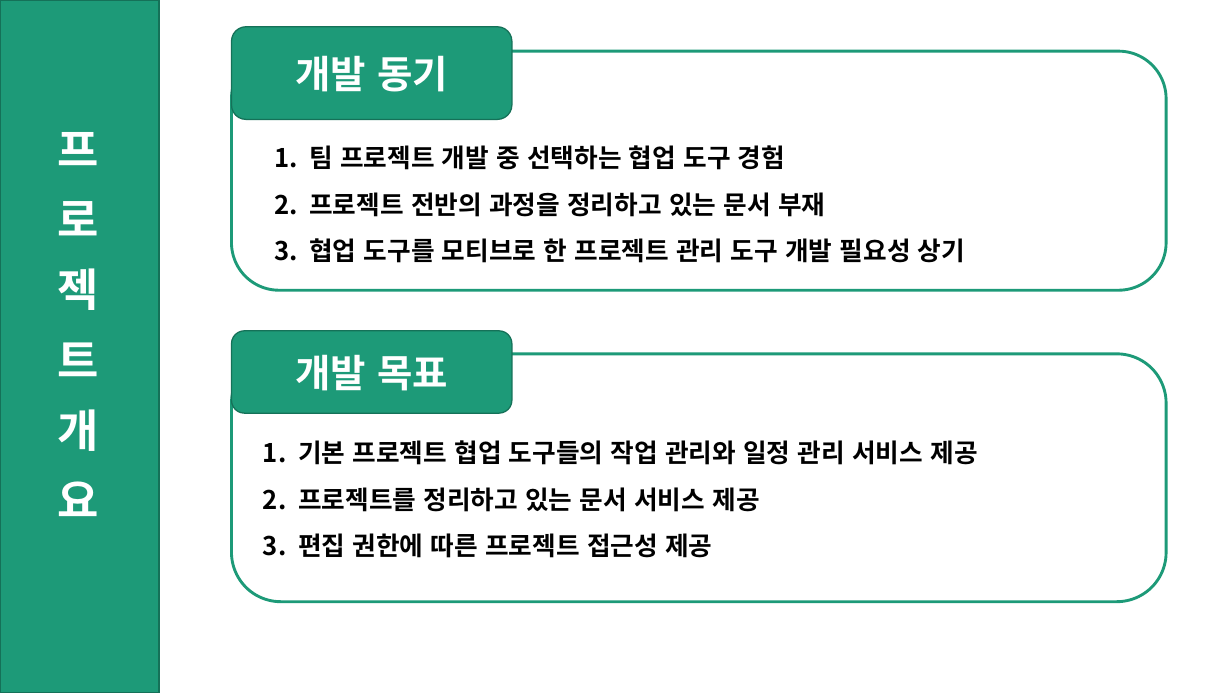
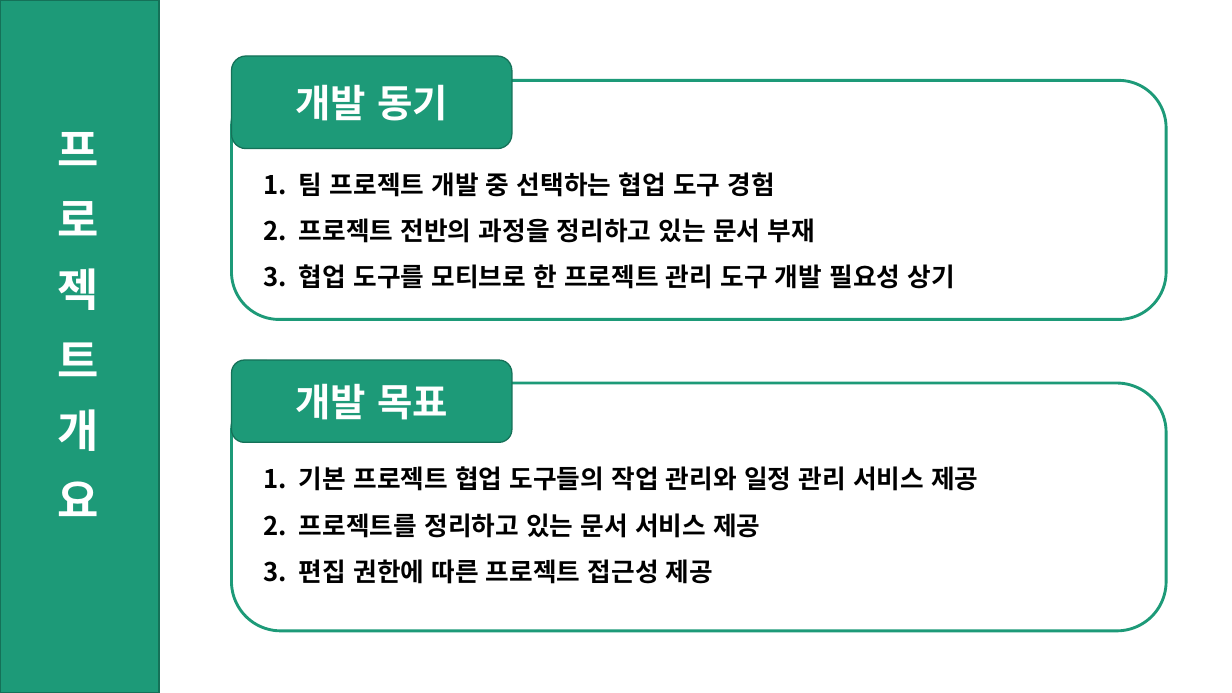
Before and after one commit to ShinHyeonSeong/Final, a slide deck: slide 4 of 기획 UI/A조 프로토타입 발표.pptx. Drawn at 1232x693 pixels with LibreOffice and Linux fonts; fonts in the diff are those of the drawing. Boxes give left, top, right and bottom in pixels: in the first picture for what was removed or moved away, otherwise in the second. Text is boxed around its words. In the diff, an @@ line names an element or a change of style, - is before the commit and + after.

Commit message:
박종혁 : 노션 마무리 작업 - 1

```diff
--- a/기획 UI/A조 프로토타입 발표.pptx
+++ b/기획 UI/A조 프로토타입 발표.pptx
@@ 4 rounded rectangles: place and size @@
-4 rounded rectangles at bbox=[232, 27, 1166, 602]
+4 rounded rectangles at bbox=[232, 56, 1166, 631]
@@ text "1. 팀 프로젝트 개발 중 ...": place and size @@
-text "1. 팀 프로젝트 개발 중 ..." at bbox=[274, 145, 965, 263]
+text "1. 팀 프로젝트 개발 중 ..." at bbox=[264, 172, 955, 289]
@@ text "1. 기본 프로젝트 협업 도구들의 ...": place and size @@
-text "1. 기본 프로젝트 협업 도구들의 ..." at bbox=[263, 440, 977, 558]
+text "1. 기본 프로젝트 협업 도구들의 ..." at bbox=[264, 466, 978, 584]
```
Also in this commit, not shown: 2 other slides changed, 12 other files.
